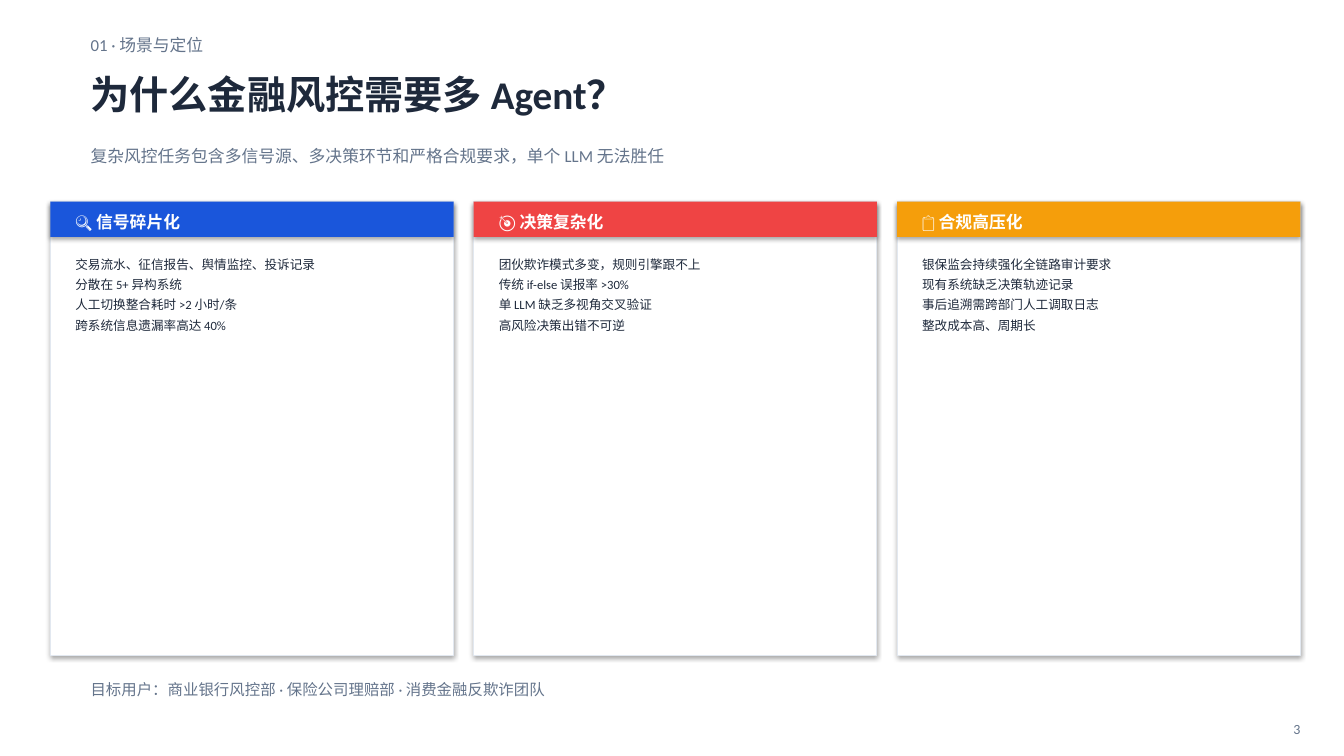
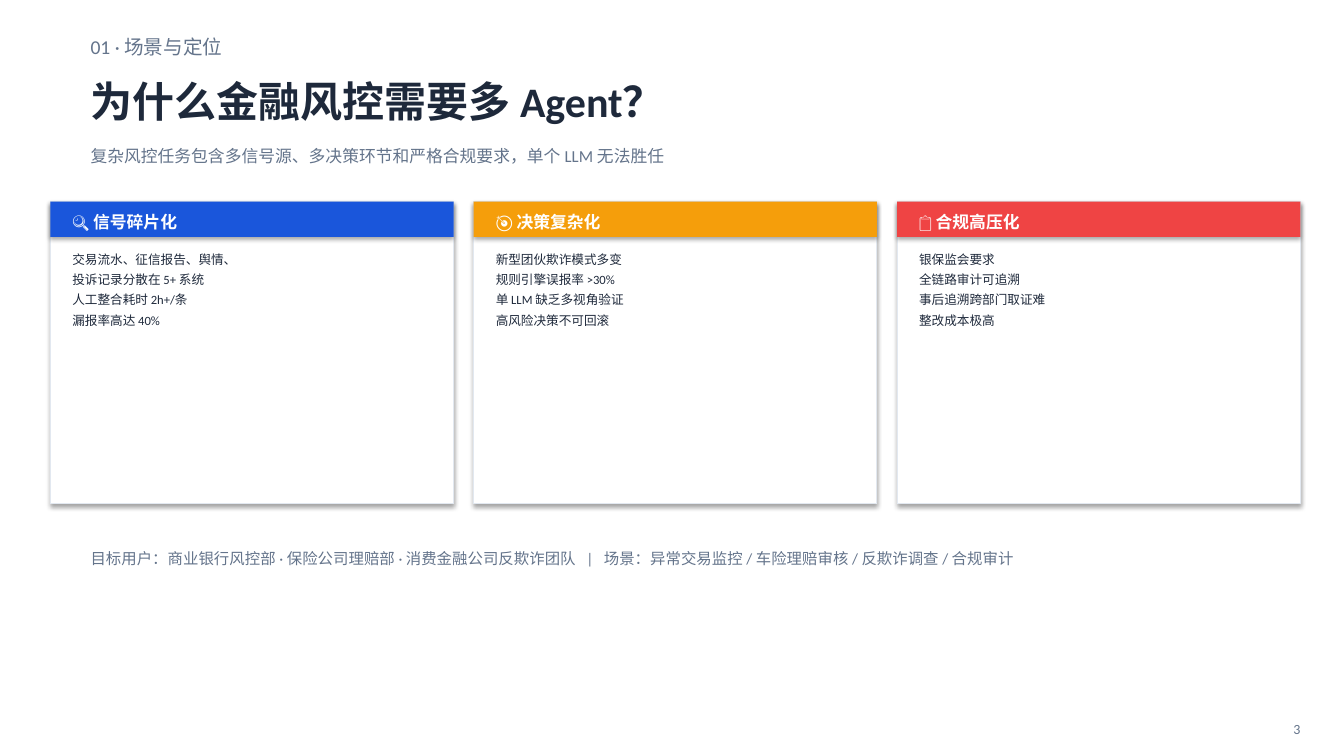
Before and after one commit to 1Adalt/finco-pilot, a slide deck: slide 3 of v2-3agent/FinCopilot初赛方案-3Agent.pptx. Drawn at 1344x756 pixels with LibreOffice and Linux fonts; fonts in the diff are those of the drawing. Boxes give left, top, right and bottom in pixels: in the first picture for what was removed or moved away, otherwise in the second. Text is boxed around its words. In the diff, an @@ line names an element or a change of style, - is before the commit and + after.

```diff
--- a/v2-3agent/FinCopilot初赛方案-3Agent.pptx
+++ b/v2-3agent/FinCopilot初赛方案-3Agent.pptx
@@ text "01 · 场景与定位" at (91, 37, 222, 56): size 12 to 14 pt @@
@@ text "为什么金融风控需要多 Agent？" at (91, 81, 665, 124): size 28 to 30 pt @@
@@ rectangle: place and size @@
-rectangle at (50, 202, 454, 655)
+rectangle at (50, 202, 454, 504)
@@ rectangle: place and size @@
-rectangle at (474, 202, 877, 655)
+rectangle at (474, 202, 877, 504)
@@ rectangle at (474, 202, 877, 237): fill #EF4444 to #F59E0B @@
@@ rectangle: place and size @@
-rectangle at (897, 202, 1301, 655)
+rectangle at (897, 202, 1301, 504)
@@ rectangle at (897, 202, 1301, 237): fill #F59E0B to #EF4444 @@
@@ text at (72, 253, 236, 265): text changed @@
-交易流水、征信报告、舆情监控、投诉记录
+交易流水、征信报告、舆情、
@@ text at (496, 253, 622, 265): text changed @@
-团伙欺诈模式多变，规则引擎跟不上
+新型团伙欺诈模式多变
@@ text at (919, 253, 995, 265): text changed @@
-银保监会持续强化全链路审计要求
+银保监会要求
@@ text at (72, 293, 188, 305): text changed @@
-人工切换整合耗时 >2 小时/条
+人工整合耗时 2h+/条
@@ text at (72, 273, 204, 285): text changed @@
-分散在 5+ 异构系统
+投诉记录分散在 5+ 系统
@@ text at (496, 293, 623, 305): text changed @@
-单 LLM 缺乏多视角交叉验证
+单 LLM 缺乏多视角验证
@@ text at (496, 273, 615, 285): text changed @@
-传统 if-else 误报率 >30%
+规则引擎误报率 >30%
@@ text at (919, 293, 1045, 305): text changed @@
-事后追溯需跨部门人工调取日志
+事后追溯跨部门取证难
@@ text at (919, 273, 1020, 285): text changed @@
-现有系统缺乏决策轨迹记录
+全链路审计可追溯
@@ text at (72, 314, 160, 326): text changed @@
-跨系统信息遗漏率高达 40%
+漏报率高达 40%
@@ text at (496, 314, 610, 326): text changed @@
-高风险决策出错不可逆
+高风险决策不可回滚
@@ text at (919, 314, 995, 326): text changed @@
-整改成本高、周期长
+整改成本极高
@@ text at (91, 551, 1014, 565): text changed @@
-目标用户：商业银行风控部 · 保险公司理赔部 · 消费金融反欺诈团队
+目标用户：商业银行风控部 · 保险公司理赔部 · 消费金融公司反欺诈团队 | 场景：异常交易监控 / 车险理赔审核 / 反欺诈调查 / 合规审计
```
Also in this commit, not shown: 13 other slides changed, 5 slides added, 3 slides removed, 2 other files.
